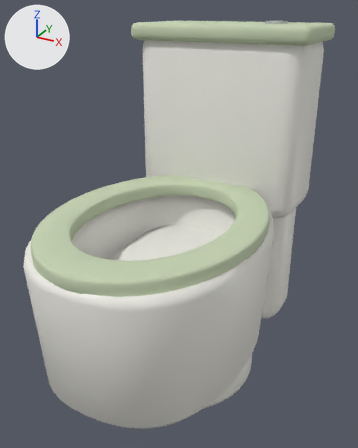
A saved change to the glTF model public/models/furniture/one-piece-toilet.glb.
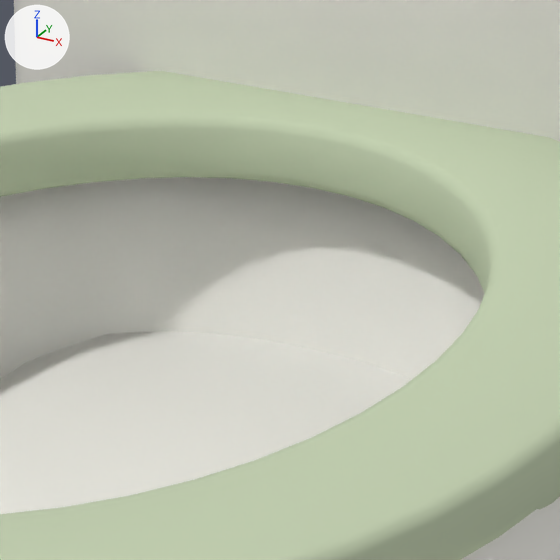
There are two pictures of each version: one whole from a 50 mm lens placed at (0.447, -0.809, 0.767), pointed at (0.003, -0.002, 0.363), one close up on the part from 40% to 70% of the width and 36% to 60% of the height. Arrows for +X, +Y and +Z are at upper left; the lights stay in place. The last two pictures show the newer version. Vertices at exactly the same position are counted once.

Objects in the first close-up: 'one-piece-toilet'.
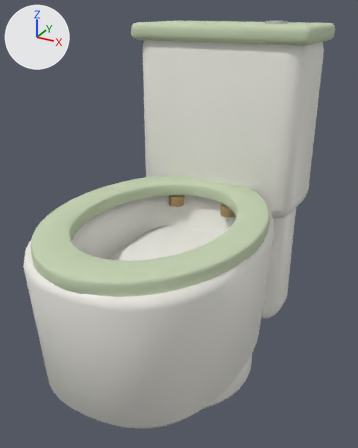
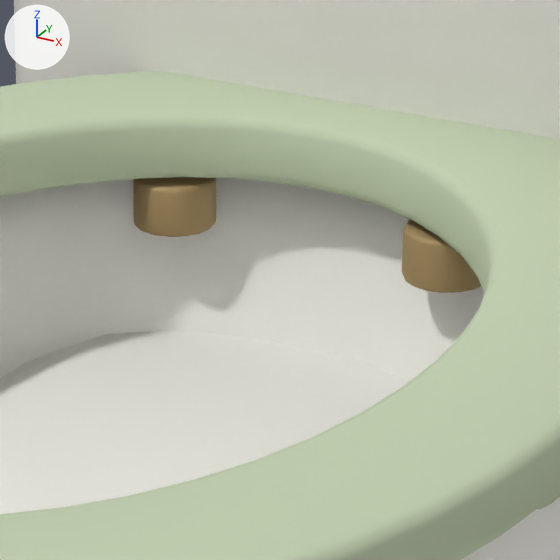
What changed in the scene script:
```text
Add mat_recess_shadow_detail:
    mat_recess_shadow_detail = principled_material('recess-shadow-detail')
    mat_recess_shadow_detail.base_color = (0.055, 0.065, 0.057)  # dark grey #424844
    mat_recess_shadow_detail.roughness = 0.97
Add mat_joinery_aged_brass:
    mat_joinery_aged_brass = principled_material('joinery-aged-brass')
    mat_joinery_aged_brass.base_color = (0.41, 0.29, 0.13)  # brown #ac9365
    mat_joinery_aged_brass.metallic = 0.35
    mat_joinery_aged_brass.roughness = 0.66
Change me_cone_005:
    used by ob_one_piece_toilet; location = (0.0, 0.0, 0.0)
    remove me_cone_005.from_pydata(...)  # 1728 vertices, 3424 faces; spans x -0.2..0.2, y -0.34..0.34, z 0.0..0.74
    add me_cone_005.from_pydata(...)  # 1956 vertices, 3860 faces; spans x -0.2..0.2, y -0.34..0.34, z 0.0..0.74
    me_cone_005 part 1: the loose piece of 96 vertices spanning x 0.078..0.122, y 0.204..0.249, z 0.732..0.74 is copied, and the copy is scaled about its middle by (0.791, 0.791, 2.94), then moved by (-0.164, -0.118, -0.369), in mat_joinery_aged_brass (brown #ac9365); it spans x -0.082..-0.046, y 0.09..0.127, z 0.356..0.379
    me_cone_005 part 2: the loose piece of 96 vertices spanning x 0.078..0.122, y 0.204..0.249, z 0.732..0.74 is copied, and the copy is scaled about its middle by (0.791, 0.791, 2.94), then moved by (-0.036, -0.118, -0.369), in mat_joinery_aged_brass (brown #ac9365); it spans x 0.046..0.082, y 0.09..0.127, z 0.356..0.379
    other edits to the shape of me_cone_005 do not show in these pictures
    add me_cone_005.materials.append(mat_joinery_aged_brass)  # brown #ac9365
    add me_cone_005.materials.append(mat_recess_shadow_detail)  # dark grey #424844
```

Pixel boxes (x1, y1, x2, y2) of what changed, in the close-ups (560 x 560 px):
part 1 of me_cone_005, added (brown): after (133, 177, 216, 237)
part 2 of me_cone_005, added (brown): after (402, 220, 481, 293)
